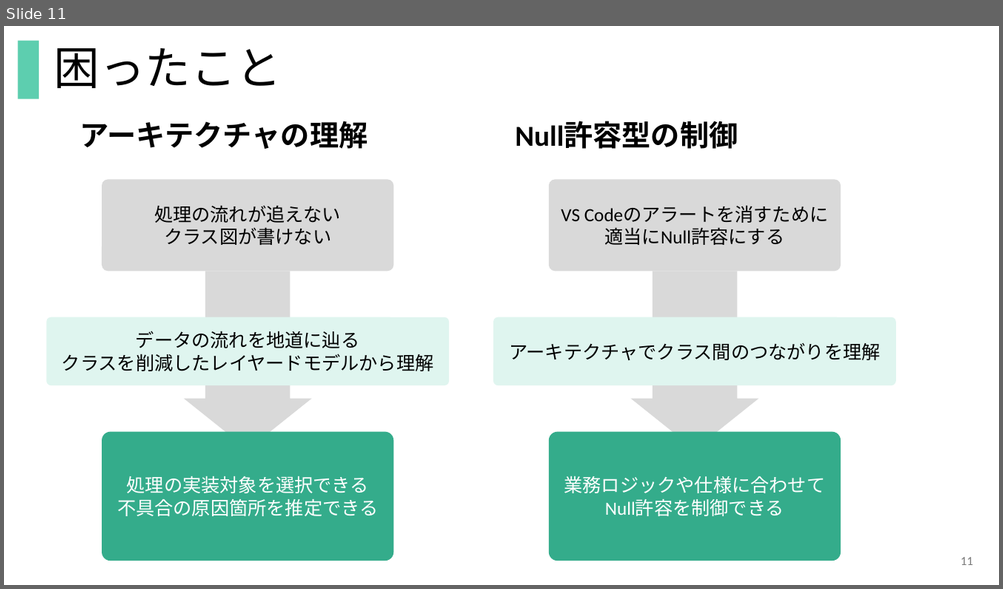
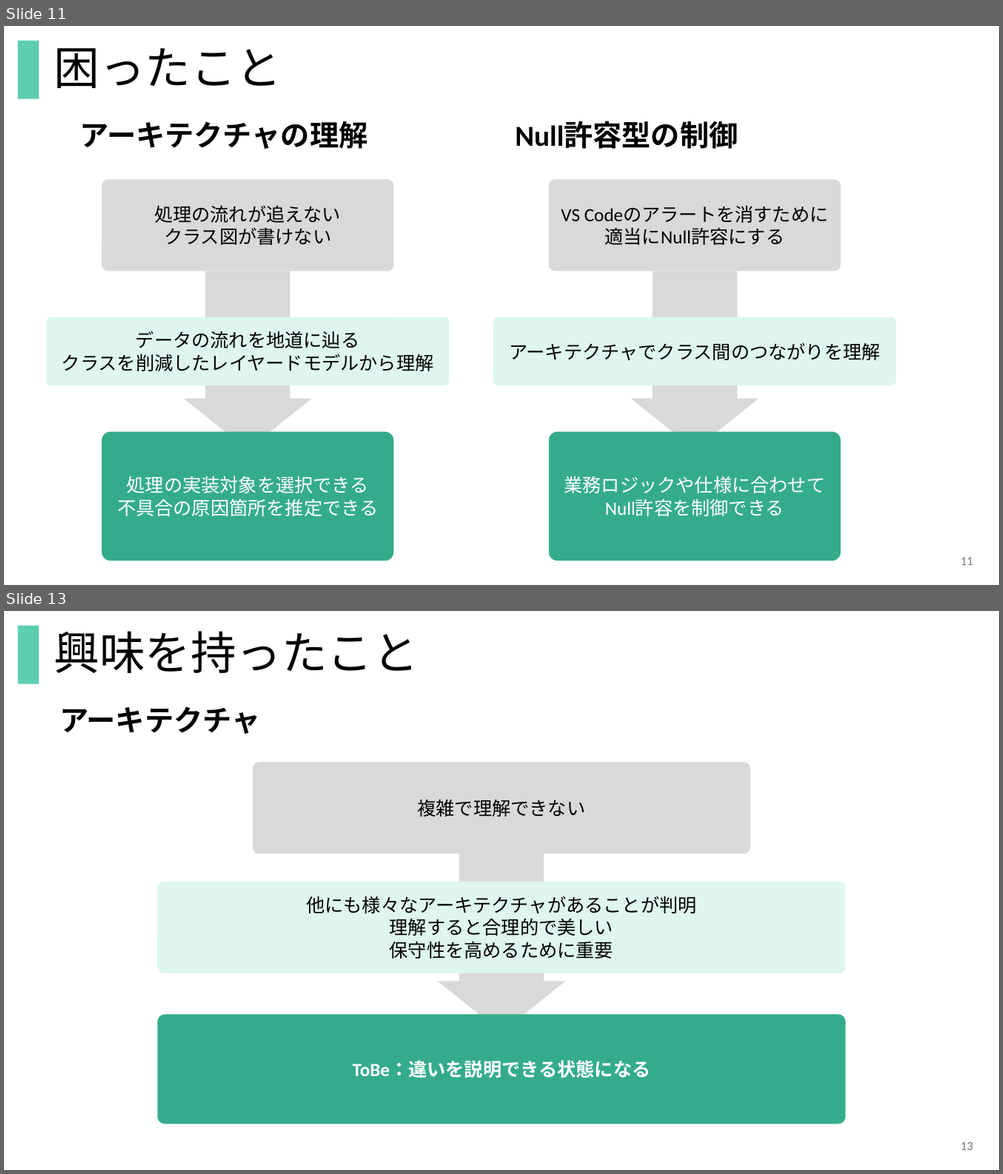
Before and after one commit to Keiichiro-Murayama/csharp_training_202605, a slide deck: docs/04_presentation/開発演習_発表資料_ウィーメックス_村山惠一郎.pptx. Shown one above the other, each under a label of ours: slide 11 before the commit, slides 11 and 13 after it; the slides between them are not shown. The pictures are 1003x589 and 1003x1174 pixels, drawn with LibreOffice and Linux fonts; fonts in the diff are those of the drawing. Boxes give left, top, right and bottom in pixels: in the first picture for what was removed or moved away, otherwise in the second. Text is boxed around its words. In the diff, an @@ line names an element or a change of style, - is before the commit and + after.

```diff
--- a/docs/04_presentation/開発演習_発表資料_ウィーメックス_村山惠一郎.pptx
+++ b/docs/04_presentation/開発演習_発表資料_ウィーメックス_村山惠一郎.pptx
@@ slide 13 added at (4,611,999,1170), background #FFFFFF; not listed: 1 template element that a slide beside it also shows @@
@@ title added at (54,631,418,673), 44 pt, text #000000 @@
+興味を持ったこと
@@ text added at (60,706,260,734), 28 pt, text #000000, bold @@
+アーキテクチャ
@@ rounded rectangle added at (253,763,750,854), fill #D9D9D9, 18 pt, text #000000 @@
+複雑で理解できない
@@ freeform shape added at (438,854,566,1034), fill #D9D9D9 @@
@@ rounded rectangle added at (158,882,845,974), fill #DFF5EF, 18 pt, text #000000 @@
+他にも様々なアーキテクチャがあることが判明
+理解すると合理的で美しい
+保守性を高めるために重要
@@ rounded rectangle added at (158,1014,845,1125), fill #34AC8B, 18 pt, text #FFFFFF, bold @@
+ToBe：違いを説明できる状態になる
@@ page number added at (960,1142,973,1150), 12 pt, text #797979 @@
+13
```
Also in this commit, not shown: 1 slide changed, 1 slide removed.
